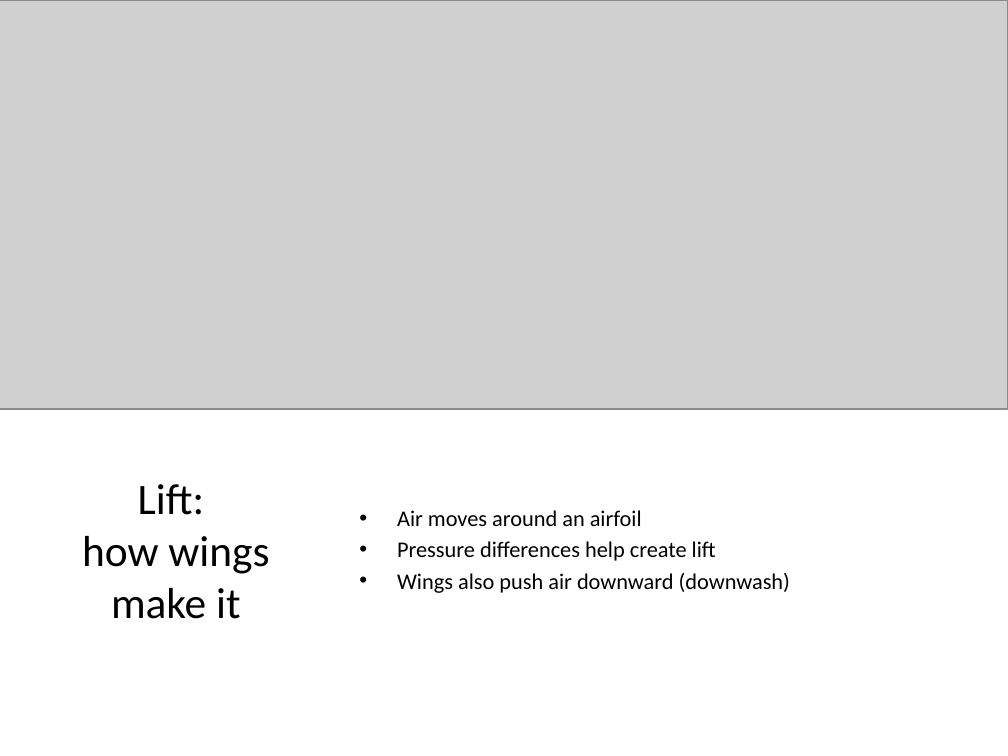
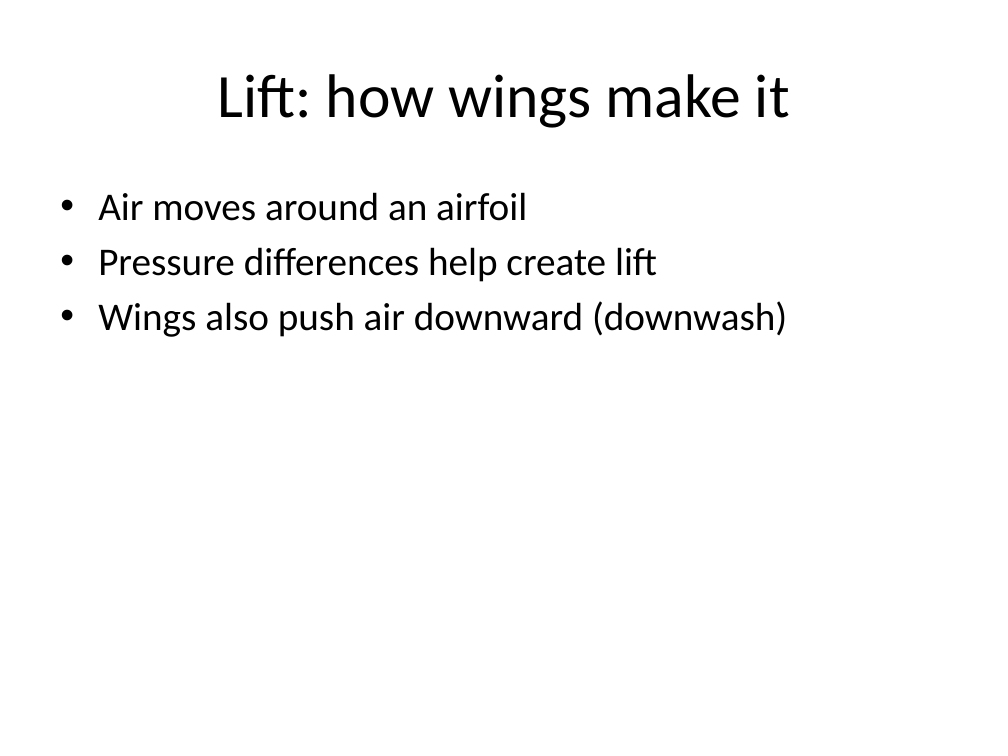
Before and after one commit to bwooceli/bsa-merit-badge-aviation, a slide deck: slide 9 of slides/session-1.pptx. Drawn at 1008x756 pixels with LibreOffice and Linux fonts; fonts in the diff are those of the drawing; grey boxes stand for pictures. Boxes give left, top, right and bottom in pixels: in the first picture for what was removed or moved away, otherwise in the second. Text is boxed around its words. In the diff, an @@ line names an element or a change of style, - is before the commit and + after.

```diff
--- a/slides/session-1.pptx
+++ b/slides/session-1.pptx
@@ picture removed at bbox=[0, 0, 1008, 409] @@
@@ title "Lift: how wings make it": place and size @@
-title "Lift: how wings make it" at bbox=[82, 484, 269, 619]
+title "Lift: how wings make it" at bbox=[217, 74, 790, 128]
@@ title "Lift: how wings make it" at bbox=[217, 74, 790, 128]: size 31 to 44 pt @@
@@ text "Air moves around an airfoil": place and size @@
-text "Air moves around an airfoil" at bbox=[397, 510, 790, 593]
+text "Air moves around an airfoil" at bbox=[98, 192, 787, 337]
@@ text "Air moves around an airfoil" at bbox=[98, 192, 787, 337]: size 16 to 28 pt; more space between paragraphs; vertical alignment middle to top @@
```
Also in this commit, not shown: 11 other slides changed, 1 slide added, 1 slide removed, 7 other files.
